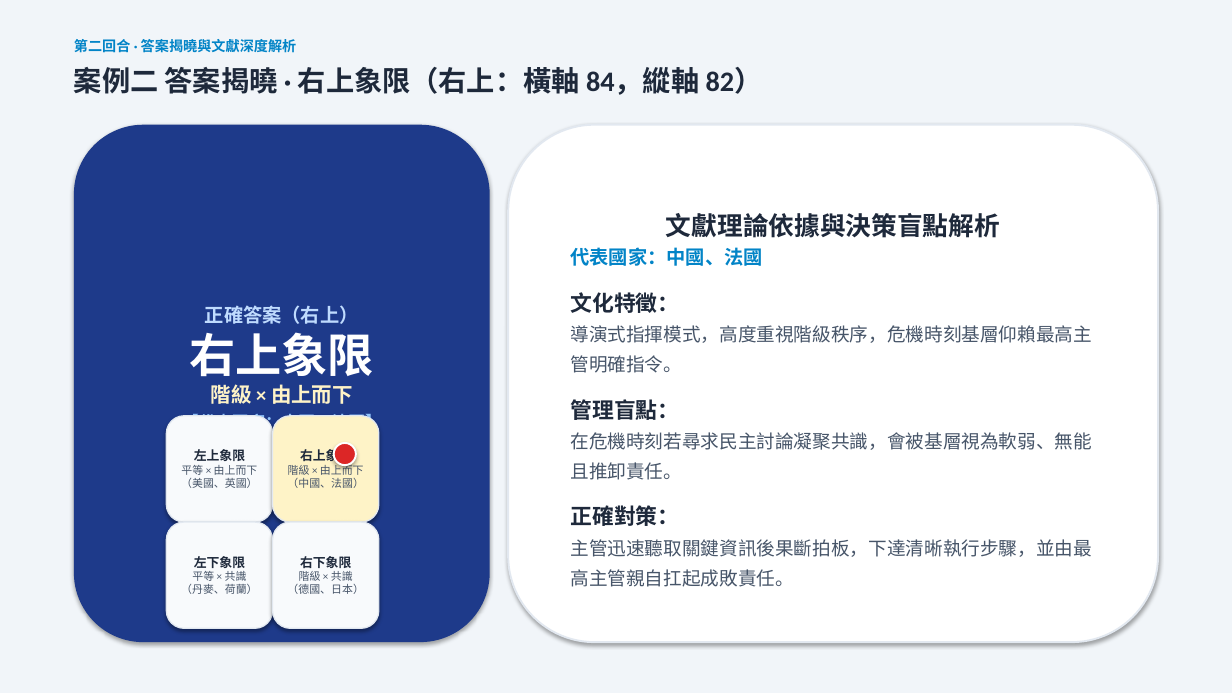
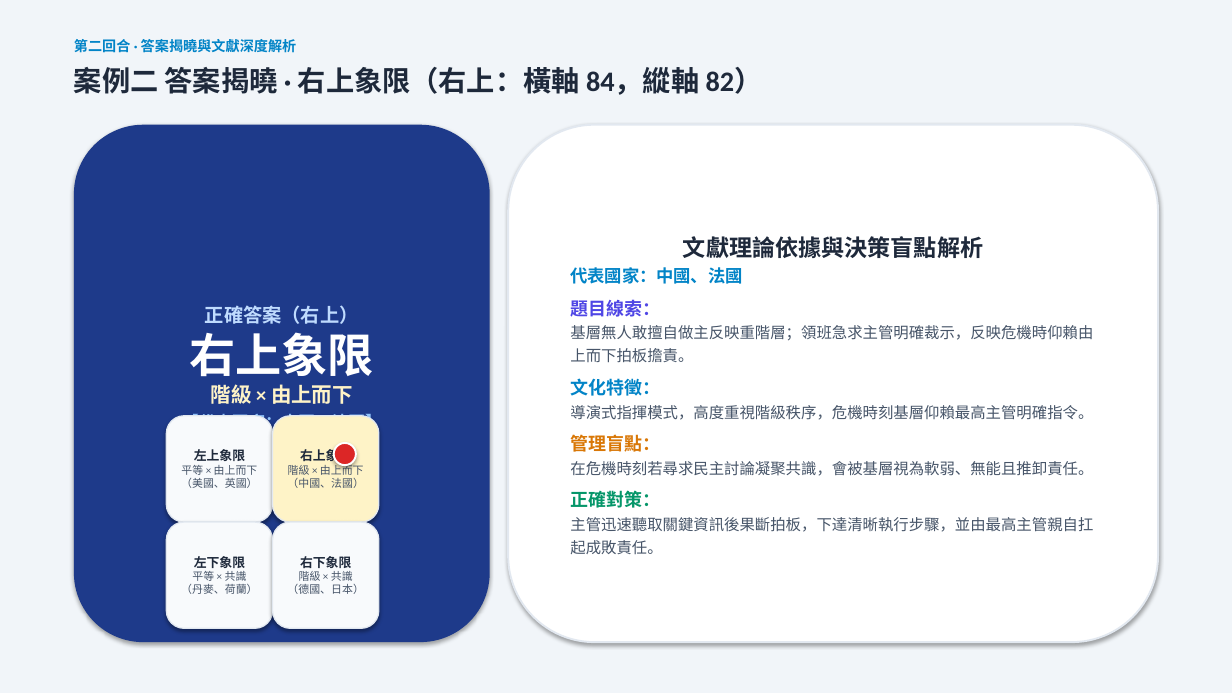
Before and after one commit to routerdd1818-tech/OB, a slide deck: slide 8 of 誰是文化王_備案簡報_Who_Is_Culture_King.pptx. Drawn at 1232x693 pixels with LibreOffice and Linux fonts; fonts in the diff are those of the drawing. Boxes give left, top, right and bottom in pixels: in the first picture for what was removed or moved away, otherwise in the second. Text is boxed around its words. In the diff, an @@ line names an element or a change of style, - is before the commit and + after.

```diff
--- a/誰是文化王_備案簡報_Who_Is_Culture_King.pptx
+++ b/誰是文化王_備案簡報_Who_Is_Culture_King.pptx
@@ text in rounded rectangle at (570,236,1093,554): size 20 to 18 pt in "文獻理論依據與決策盲點解析"; size 15 to 13.5 pt in "代表國家：中國、法國"; size 17 to 14 pt in "文化特徵：", "管理盲點：", "正確對策："; text colour #1E293B to #0284C7 in "文化特徵："; size 14.5 to 12 pt in "導演式指揮模式，高度重視階級秩序，危機時刻基層仰賴最高主管明確指令。", "在危機時刻若尋求民主討論凝聚共識，會被基層視為軟弱、無能且推卸責任。", "主管迅速聽取關鍵資訊後果斷拍板，下達清晰執行步驟，並由最高主管親自扛起成敗責任。"; text colour #1E293B to #D97706 in "管理盲點："; text colour #1E293B to #059669 in "正確對策："; less space between paragraphs; line spacing 1.35 to 1.25 @@
@@ text in rounded rectangle at (570,299,1093,362): paragraphs added @@
+題目線索：
+基層無人敢擅自做主反映重階層；領班急求主管明確裁示，反映危機時仰賴由上而下拍板擔責。
```
Also in this commit, not shown: 3 other slides changed, 5 other files.
